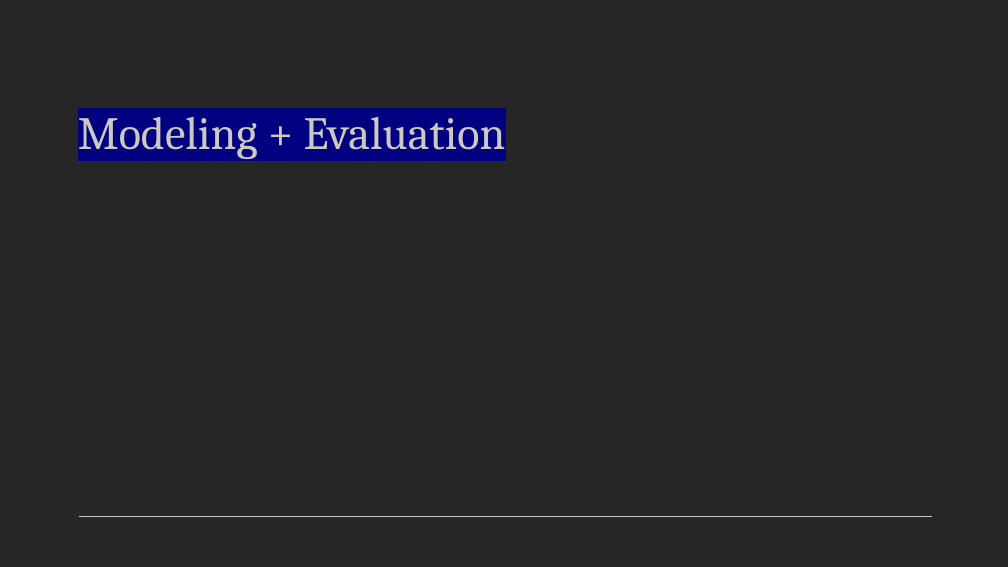
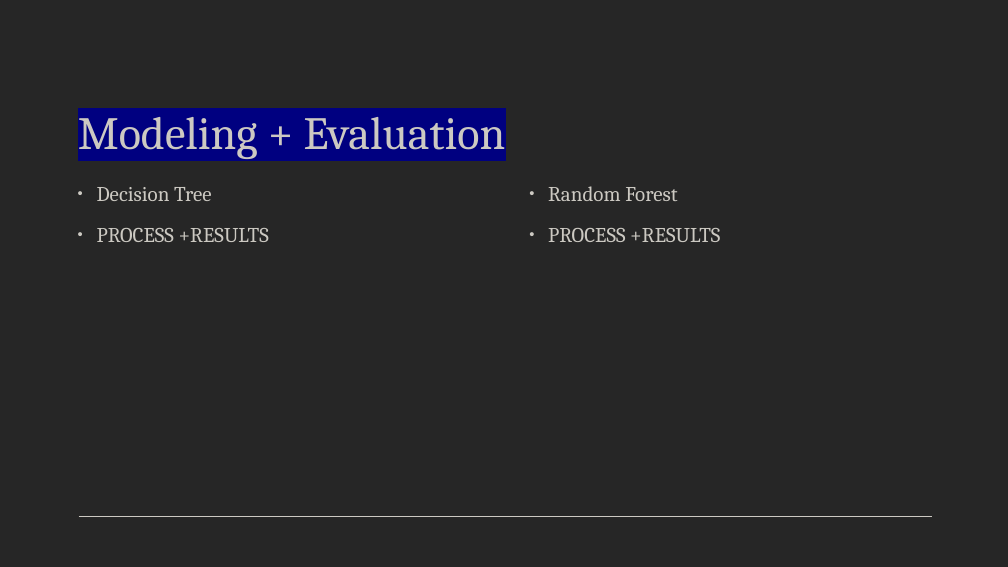
Before and after one commit to WiDS-Datathon-2025-UCLA-Team-2/UCLA_WiDS_Team-2, a slide deck: slide 5 of Final_Results/UCLA_WiDS_Team_2_Results.pptx. Drawn at 1008x567 pixels with LibreOffice and Linux fonts; fonts in the diff are those of the drawing. Boxes give left, top, right and bottom in pixels: in the first picture for what was removed or moved away, otherwise in the second. Text is boxed around its words. In the diff, an @@ line names an element or a change of style, - is before the commit and + after.

```diff
--- a/Final_Results/UCLA_WiDS_Team_2_Results.pptx
+++ b/Final_Results/UCLA_WiDS_Team_2_Results.pptx
@@ text added at (x1=97, y1=187, x2=269, y2=242), 20 pt, text #CCC9C2 @@
+• Decision Tree
+• PROCESS +RESULTS
@@ text added at (x1=548, y1=186, x2=720, y2=242), 20 pt, text #CCC9C2 @@
+• Random Forest
+• PROCESS +RESULTS
```
